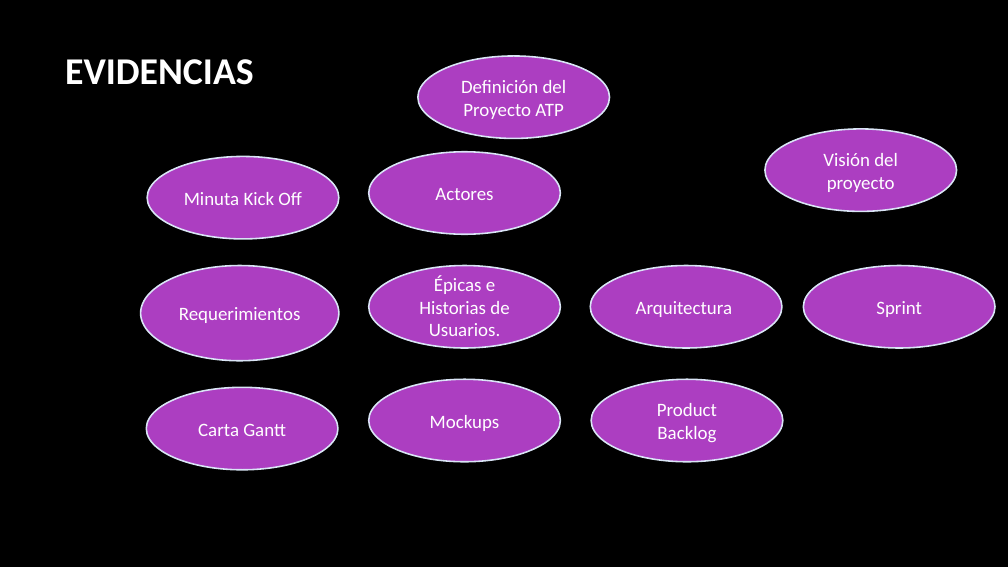
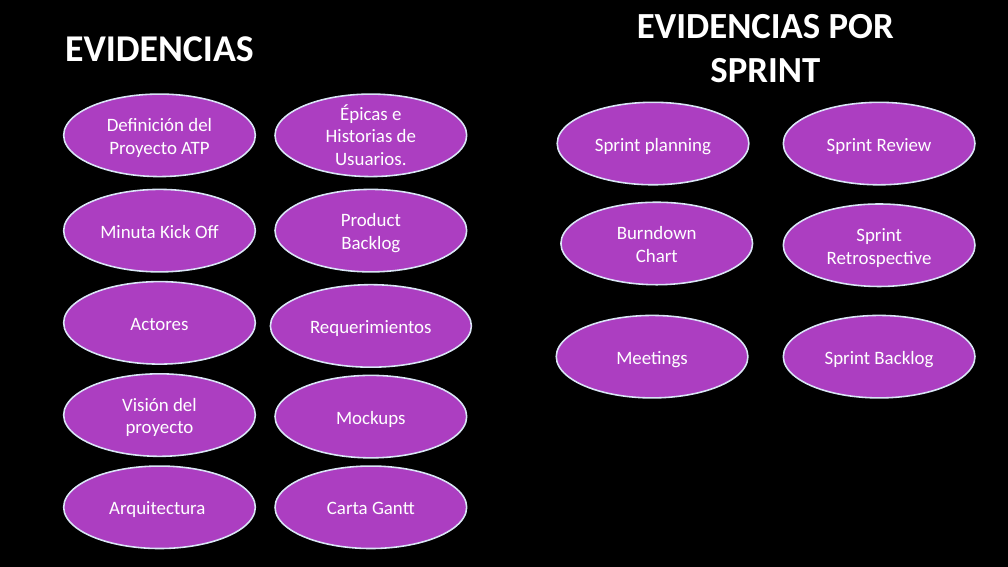
Before and after one commit to cristianvernal/NombreProyecto_Capstone24_DUOC_VM, a slide deck: slide 8 of Fase 1/Evidencias Grupales/Presentación Capstone.pptx. Drawn at 1008x567 pixels with LibreOffice and Linux fonts; fonts in the diff are those of the drawing; background and template pictures are left out. Boxes give left, top, right and bottom in pixels: in the first picture for what was removed or moved away, otherwise in the second. Text is boxed around its words. In the diff, an @@ line names an element or a change of style, - is before the commit and + after.

```diff
--- a/Fase 1/Evidencias Grupales/Presentación Capstone.pptx
+++ b/Fase 1/Evidencias Grupales/Presentación Capstone.pptx
@@ title "EVIDENCIAS": place and size @@
-title "EVIDENCIAS" at box(65, 59, 254, 85)
+title "EVIDENCIAS" at box(65, 36, 254, 62)
@@ text added at box(637, 14, 894, 83), 35 pt, text #FFFFFF, bold @@
+EVIDENCIAS POR SPRINT
@@ ellipse "Definición del Proyecto ATP": place and size @@
-ellipse "Definición del Proyecto ATP" at box(418, 56, 610, 138)
+ellipse "Definición del Proyecto ATP" at box(64, 94, 256, 176)
@@ ellipse "Épicas e Historias de Usuarios.": place and size @@
-ellipse "Épicas e Historias de Usuarios." at box(369, 265, 561, 348)
+ellipse "Épicas e Historias de Usuarios." at box(275, 94, 467, 176)
@@ ellipse "Sprint planning": place and size @@
-ellipse "Sprint planning" at box(804, 265, 996, 348)
+ellipse "Sprint planning" at box(557, 102, 749, 185)
@@ ellipse added at box(783, 102, 975, 185), fill #AC3EC1, outline #DAE5F6 1.5 pt, 18 pt, text #FFFFFF @@
+Sprint Review
@@ text in ellipse at box(595, 138, 711, 154): text changed @@
-Sprint
+Sprint planning
@@ ellipse "Minuta Kick Off": place and size @@
-ellipse "Minuta Kick Off" at box(147, 157, 340, 239)
+ellipse "Minuta Kick Off" at box(64, 190, 256, 272)
@@ ellipse "Product Backlog": place and size @@
-ellipse "Product Backlog" at box(591, 380, 783, 462)
+ellipse "Product Backlog" at box(275, 190, 467, 272)
@@ ellipse added at box(561, 203, 753, 285), fill #AC3EC1, outline #DAE5F6 1.5 pt, 18 pt, text #FFFFFF @@
+Burndown Chart
@@ ellipse added at box(783, 204, 975, 287), fill #AC3EC1, outline #DAE5F6 1.5 pt, 18 pt, text #FFFFFF @@
+Sprint Retrospective
@@ ellipse "Actores": place and size @@
-ellipse "Actores" at box(369, 152, 561, 234)
+ellipse "Actores" at box(64, 282, 256, 364)
@@ ellipse "Requerimientos": place and size @@
-ellipse "Requerimientos" at box(141, 265, 339, 361)
+ellipse "Requerimientos" at box(271, 285, 472, 368)
@@ ellipse added at box(557, 315, 749, 398), fill #AC3EC1, outline #DAE5F6 1.5 pt, 18 pt, text #FFFFFF @@
+Meetings
@@ ellipse added at box(783, 315, 975, 398), fill #AC3EC1, outline #DAE5F6 1.5 pt, 18 pt, text #FFFFFF @@
+Sprint Backlog
@@ ellipse "Visión del proyecto": place and size @@
-ellipse "Visión del proyecto" at box(765, 129, 957, 212)
+ellipse "Visión del proyecto" at box(64, 374, 256, 456)
@@ ellipse "Mockups": place and size @@
-ellipse "Mockups" at box(369, 380, 561, 462)
+ellipse "Mockups" at box(275, 376, 467, 458)
@@ ellipse "Arquitectura": place and size @@
-ellipse "Arquitectura" at box(591, 265, 783, 348)
+ellipse "Arquitectura" at box(64, 466, 256, 548)
@@ ellipse "Carta Gantt": place and size @@
-ellipse "Carta Gantt" at box(147, 387, 339, 470)
+ellipse "Carta Gantt" at box(275, 466, 467, 548)
```
Also in this commit, not shown: 2 other slides changed, 2 slides added, 1 other file.
